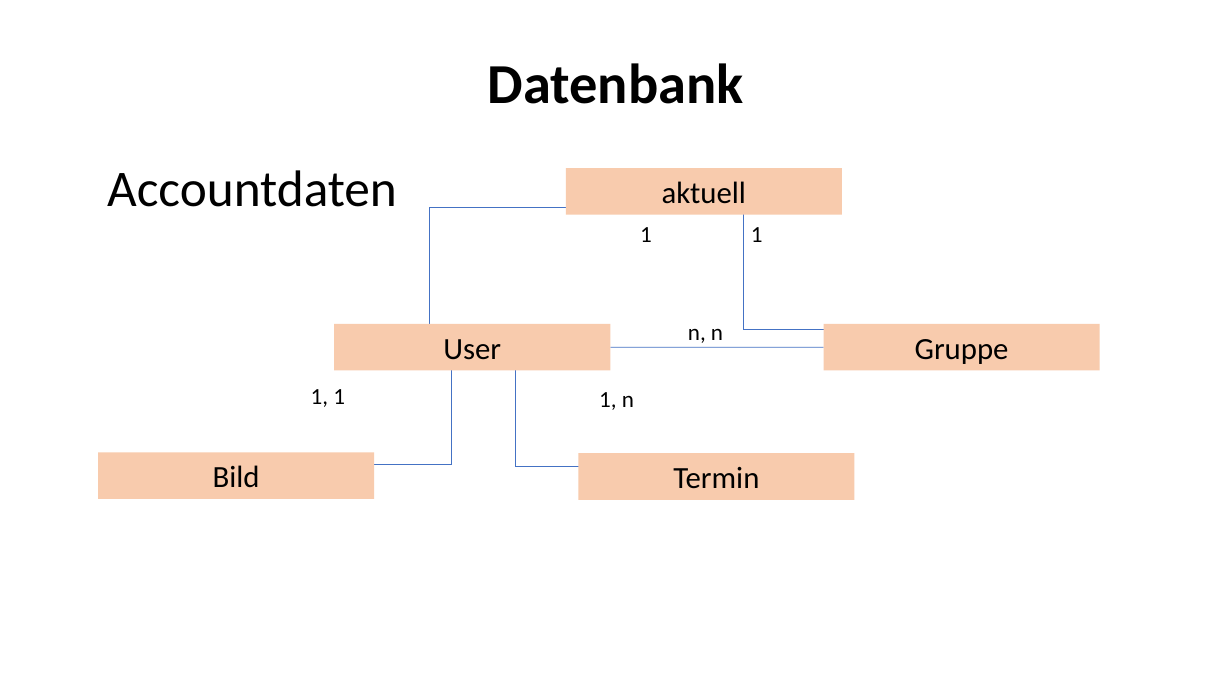
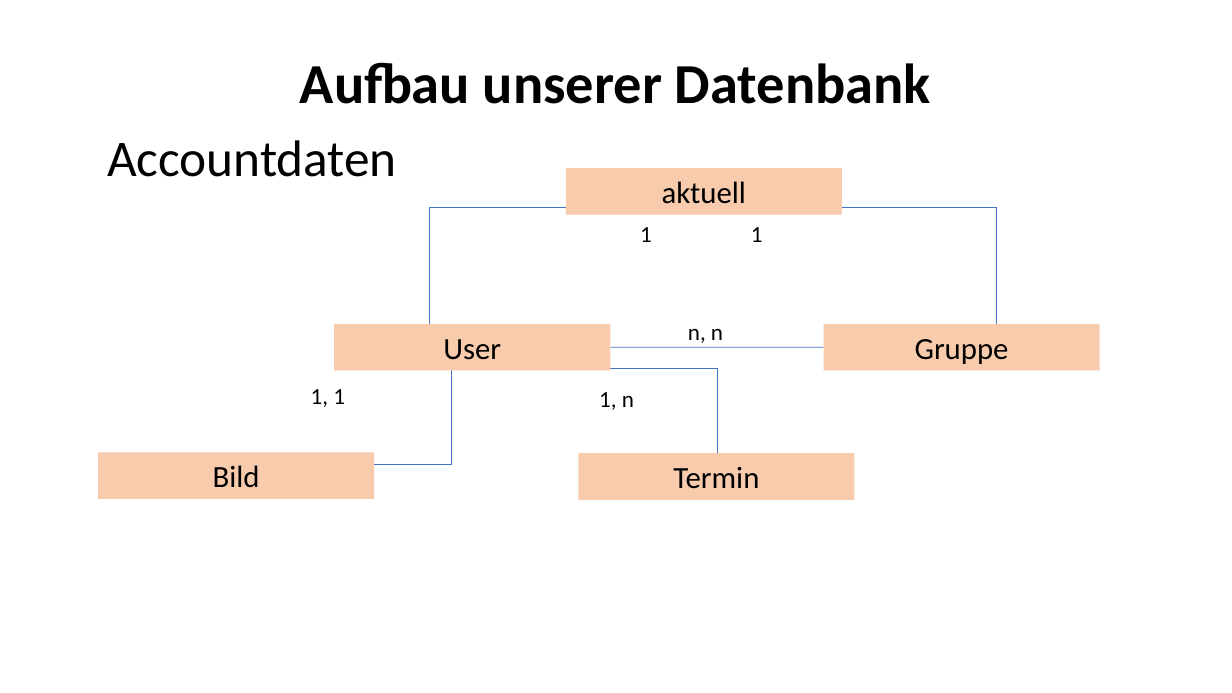
Before and after one commit to Fabusch/Kalenderprojekt, a slide deck: slide 3 of derKalender/Gruppen Kalender.odp. Drawn at 1232x693 pixels with LibreOffice and Linux fonts; fonts in the diff are those of the drawing. Boxes give left, top, right and bottom in pixels: in the first picture for what was removed or moved away, otherwise in the second. Text is boxed around its words. In the diff, an @@ line names an element or a change of style, - is before the commit and + after.

```diff
--- a/derKalender/Gruppen Kalender.odp
+++ b/derKalender/Gruppen Kalender.odp
@@ title at <box>300,62,931,104</box>: text changed @@
-Datenbank
+Aufbau unserer Datenbank
@@ text "Accountdaten": place and size @@
-text "Accountdaten" at <box>107,170,397,207</box>
+text "Accountdaten" at <box>107,140,397,177</box>
@@ elbow line moved from (996, 329) - (744, 207) to (744, 207) - (996, 329) @@
@@ elbow line moved from (717, 467) - (515, 368) to (515, 368) - (717, 467) @@
```
Also in this commit, not shown: 2 other slides changed, 5 slides added, 2 slides removed.
